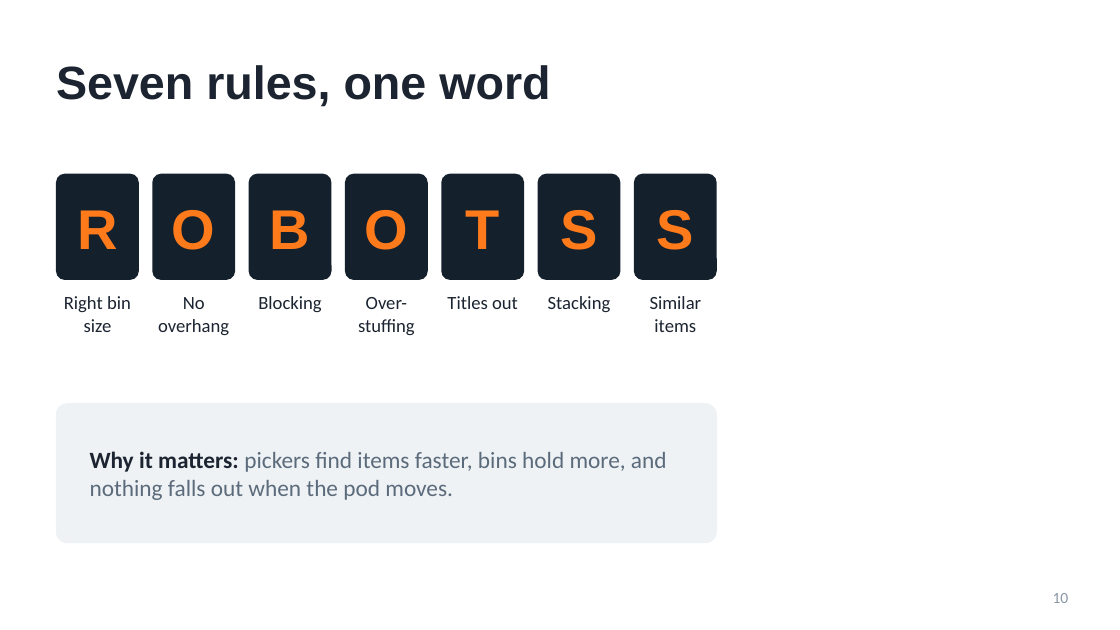
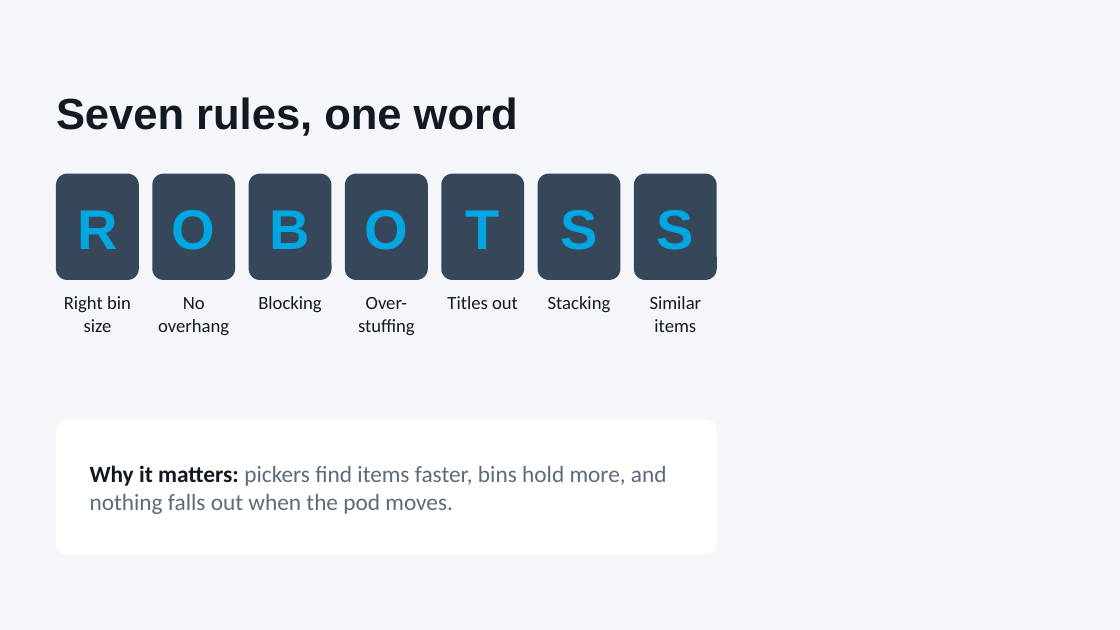
Before and after one commit to vanfryddie/beanstalkx, a slide deck: slide 10 of APMT_Coaching_FFF_ROBOTSS.pptx. Drawn at 1120x630 pixels with LibreOffice and Linux fonts; fonts in the diff are those of the drawing; background and template pictures are left out. Boxes give left, top, right and bottom in pixels: in the first picture for what was removed or moved away, otherwise in the second. Text is boxed around its words. In the diff, an @@ line names an element or a change of style, - is before the commit and + after.

```diff
--- a/APMT_Coaching_FFF_ROBOTSS.pptx
+++ b/APMT_Coaching_FFF_ROBOTSS.pptx
@@ background #FFFFFF to #F5F6FA @@
@@ title "Seven rules, one word": place and size @@
-title "Seven rules, one word" at [56, 65, 550, 107]
+title "Seven rules, one word" at [56, 97, 518, 136]
@@ title "Seven rules, one word" at [56, 97, 518, 136]: size 30 to 28 pt, text colour #1B2430 to #121921 @@
@@ text colour #FF7A1A to #02A6E1 in 7 elements at [77, 210, 117, 249], [172, 210, 216, 250], [270, 210, 310, 249], [365, 210, 409, 250], [466, 210, 500, 249], [560, 210, 597, 250], [657, 210, 694, 250] @@
@@ fill #14202C to #37475A; proportions changed in 7 elements at [56, 174, 139, 280], [152, 174, 235, 280], [249, 174, 332, 280], [345, 174, 428, 280], [441, 174, 524, 280], [538, 174, 620, 280], [634, 174, 717, 280] @@
@@ text colour #1B2430 to #121921 in 7 elements at [64, 296, 131, 332], [158, 297, 229, 335], [258, 296, 321, 312], [358, 297, 415, 335], [447, 296, 518, 309], [548, 296, 611, 312], [650, 296, 702, 332] @@
@@ rounded rectangle: place and size @@
-rounded rectangle at [56, 403, 717, 543]
+rounded rectangle at [56, 420, 717, 554]
@@ rounded rectangle at [56, 420, 717, 554]: fill #EEF2F5 to #FFFFFF; proportions changed @@
@@ text "Why it matters: pickers find ...": place and size @@
-text "Why it matters: pickers find ..." at [90, 451, 667, 500]
+text "Why it matters: pickers find ..." at [90, 465, 667, 514]
@@ text "Why it matters: pickers find ..." at [90, 465, 667, 514]: text colour #1B2430 to #121921 in "Why it matters:" @@
@@ page number removed at [1053, 593, 1069, 603] @@
-10
```
Also in this commit, not shown: 13 other slides changed, 1 slide added, 1 slide removed.
